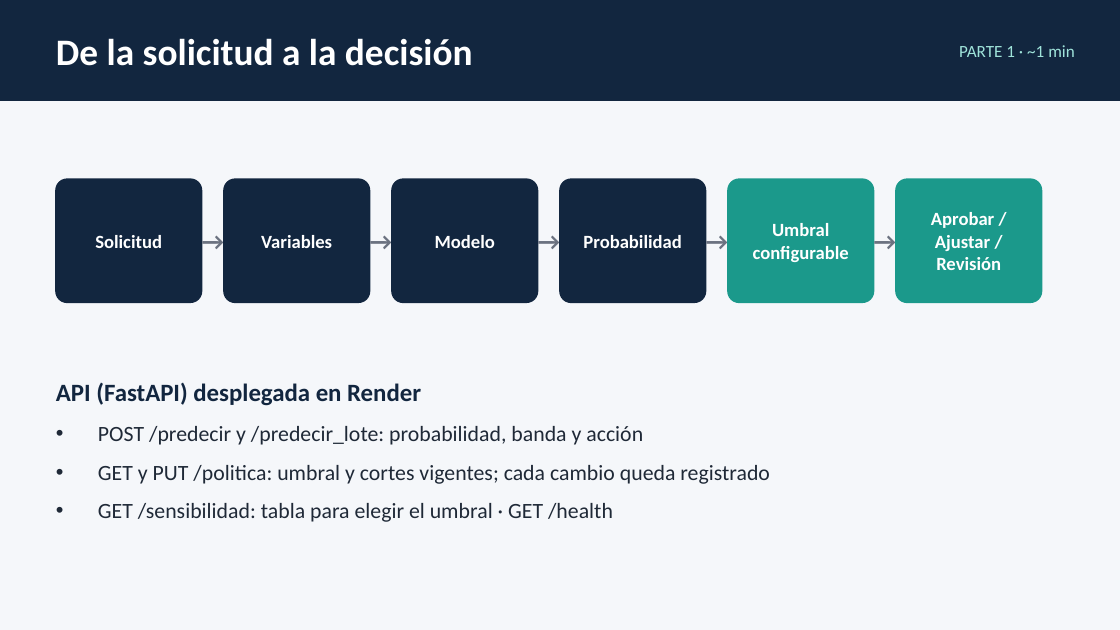
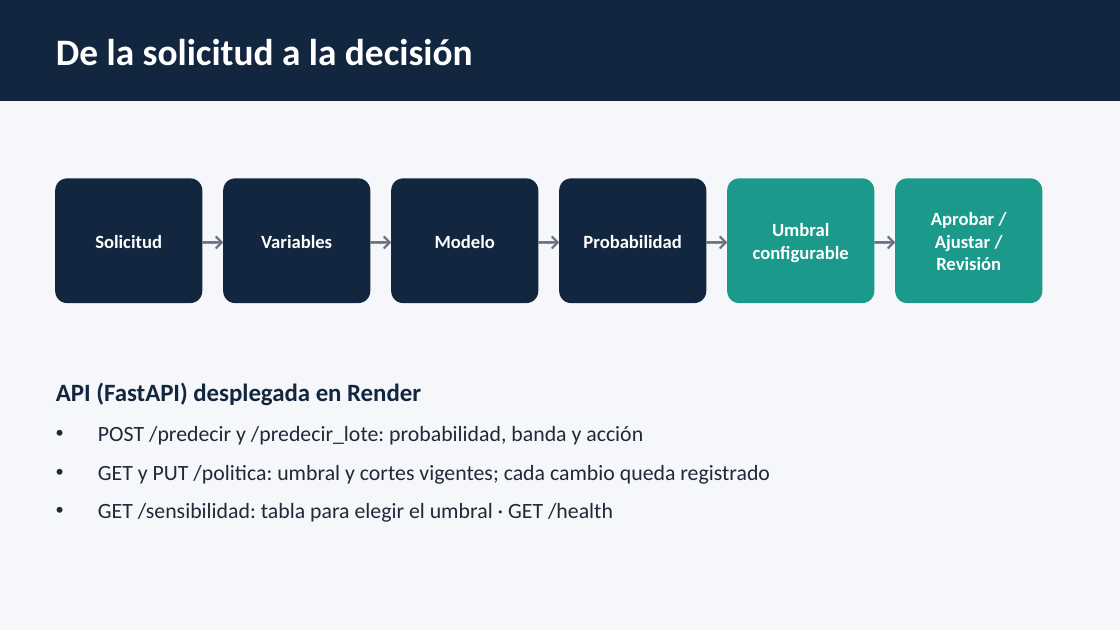
Before and after one commit to santiagobolado/cashea-fpd, a slide deck: slide 3 of docs/presentacion_cashea_fpd.pptx. Drawn at 1120x630 pixels with LibreOffice and Linux fonts; fonts in the diff are those of the drawing. Boxes give left, top, right and bottom in pixels: in the first picture for what was removed or moved away, otherwise in the second. Text is boxed around its words. In the diff, an @@ line names an element or a change of style, - is before the commit and + after.

```diff
--- a/docs/presentacion_cashea_fpd.pptx
+++ b/docs/presentacion_cashea_fpd.pptx
@@ text removed at (959, 45, 1075, 57) @@
-PARTE 1 · ~1 min
```
Also in this commit, not shown: 7 other slides changed.
